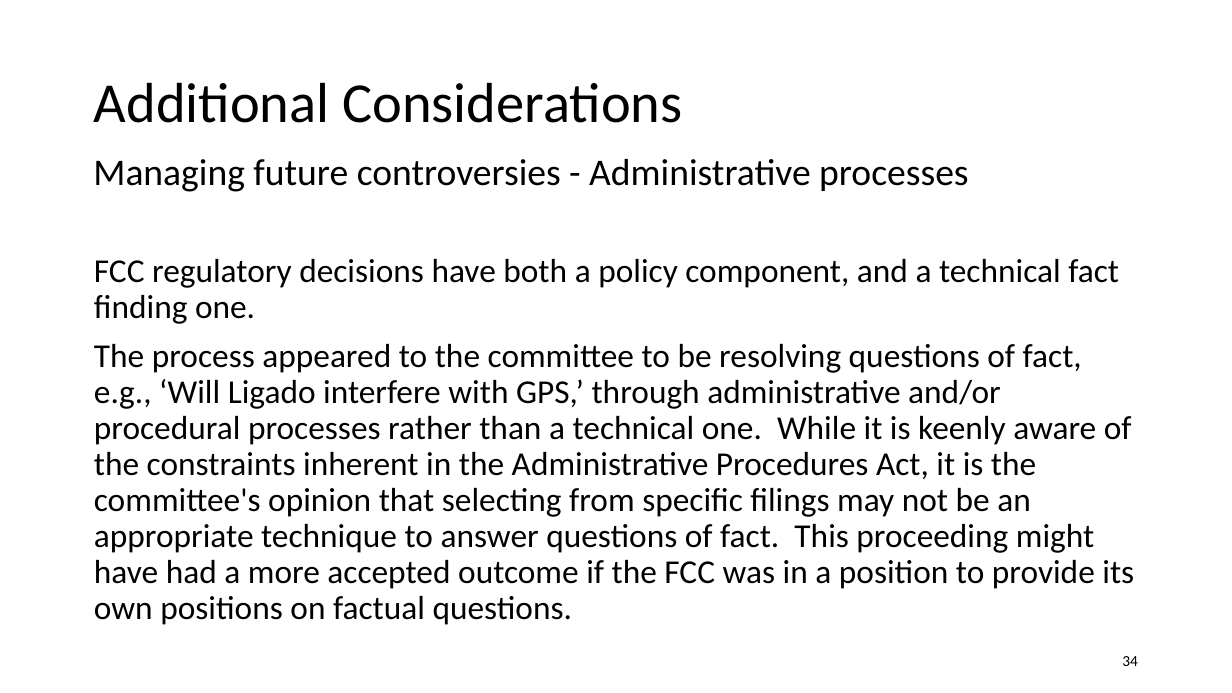
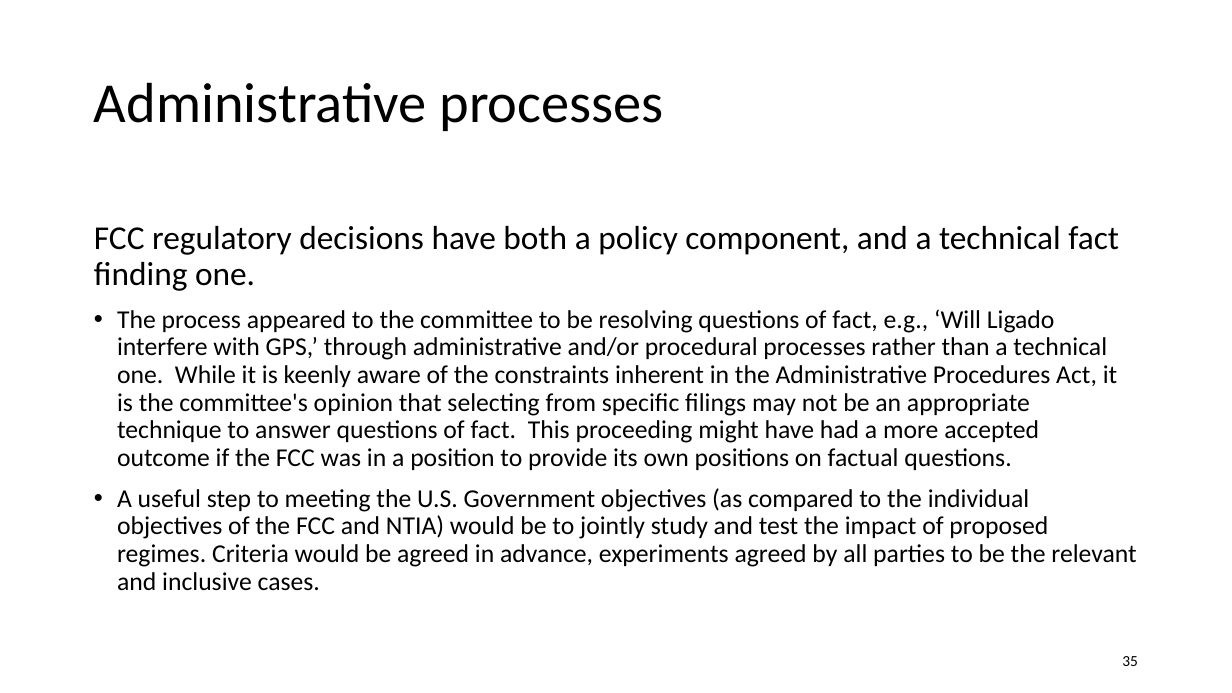
Before and after one commit to jlmucb/class_notes, a slide deck: slide 35 of science/GPSslides.pptx (slide 34 before the commit). Drawn at 1232x693 pixels with LibreOffice and Linux fonts; fonts in the diff are those of the drawing. Boxes give left, top, right and bottom in pixels: in the first picture for what was removed or moved away, otherwise in the second. Text is boxed around its words. In the diff, an @@ line names an element or a change of style, - is before the commit and + after.

```diff
--- a/science/GPSslides.pptx
+++ b/science/GPSslides.pptx
@@ title at bbox=[94, 82, 663, 131]: text changed @@
-Additional Considerations
+Administrative processes
@@ text removed at bbox=[93, 159, 968, 192] @@
-  Managing future controversies - Administrative processes
@@ text "FCC regulatory decisions have both ...": place and size @@
-text "FCC regulatory decisions have both ..." at bbox=[94, 259, 1134, 625]
+text "FCC regulatory decisions have both ..." at bbox=[94, 226, 1136, 591]
@@ text at bbox=[117, 309, 1117, 470]: size 26 to 20 pt in "The process appeared to the committee to ..."; bullet none to • @@
@@ text at bbox=[117, 488, 1136, 591]: paragraph added @@
+• A useful step to meeting the U.S. Government objectives (as compared to the individual objectives of the FCC and NTIA) would be to jointly study and test the impact of proposed regimes. Criteria would be agreed in advance, experiments agreed by all parties to be the relevant and inclusive cases.
@@ page number at bbox=[1122, 656, 1138, 666]: text changed @@
-34
+35
```
Also in this commit, not shown: 13 other slides changed, 2 slides added, 2 slides removed, 1 other file.
